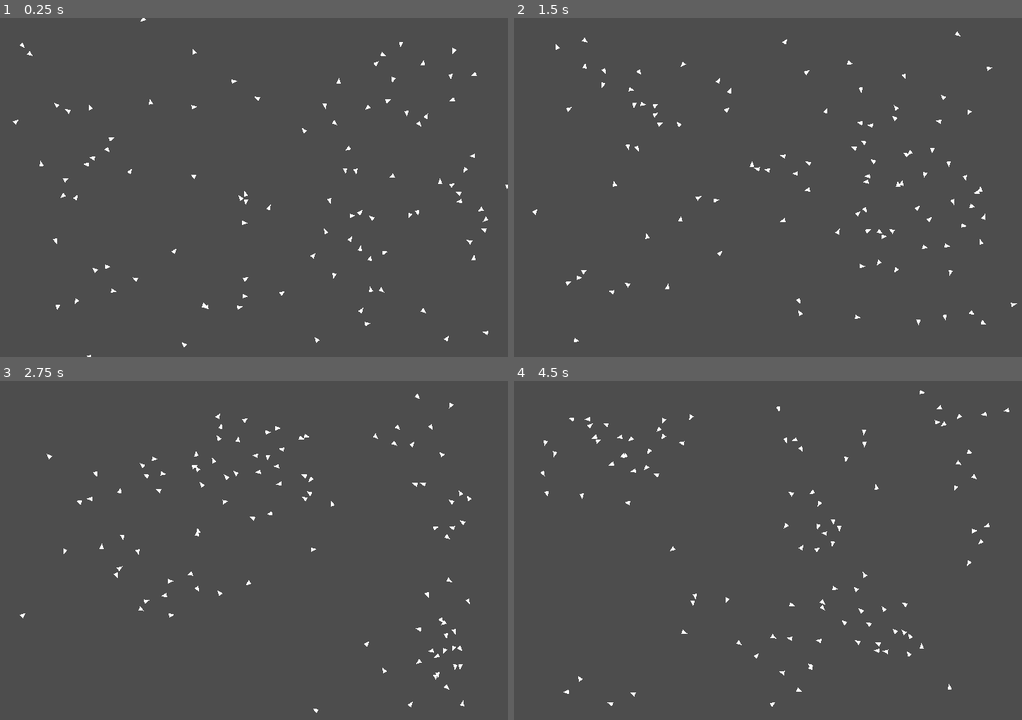
Above: before the commit, frames 1-4 (two rows, left to right).
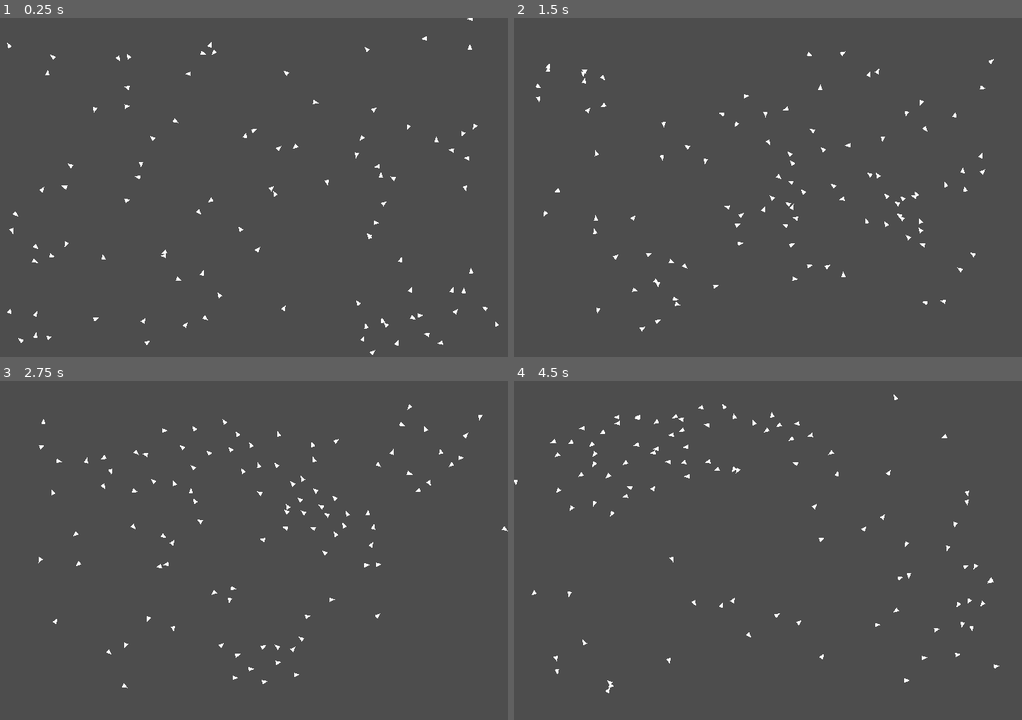
Above: after the commit, the same moments.

Repository: VeilLight/Boids
Game: Godot game, scene res://2d/flock_2d.tscn
The game is run twice, just before and just after one commit, with the same random seed, the same clock (stepped at 60 frames per second) and the same inputs. Before the commit the project starts from res://boids2d/boids_2d.tscn.
Inputs:
- Up to frame 1 (0.25 s): no input
- Up to frame 2 (1.5 s): no input
- Up to frame 3 (2.75 s): no input
- Up to frame 4 (4.5 s): no input

The runs differ from the first frame. In frame 1, 1.4% of the frame differs, in the area x 1-100%, y 0-100%; in frame 2, 1.5%, in the area x 3-100%, y 3-96%; in frame 3, 1.5%; in frame 4, 1.5%.

Commit message:
Rename files

Diff:
--- a/boids2d/boid.tscn
+++ b/2d/boid_2d.tscn
@@ -1,6 +1,6 @@
-[gd_scene load_steps=2 format=3 uid="uid://dbp8eaauxnnv"]
+[gd_scene load_steps=2 format=3 uid="uid://c1pyuwujnw58k"]
 
-[ext_resource type="Script" path="res://boids2d/boid.gd" id="1_wo7nb"]
+[ext_resource type="Script" path="res://2d/boid_2d.gd" id="1_6563a"]
 
 [node name="Polygon2D" type="Polygon2D"]
 position = Vector2(260, 199)
@@ -8,7 +8,7 @@
 scale = Vector2(8, 8)
 polygon = PackedVector2Array(0.5, 0, 0.9, 1, 0.1, 1)
 vertex_colors = PackedColorArray(1, 1, 1, 1, 1, 1, 1, 1, 1, 1, 1, 1)
-script = ExtResource("1_wo7nb")
+script = ExtResource("1_6563a")
 metadata/max_speed = 3
 metadata/min_speed = 2
 metadata/turn_factor = 0.2
--- a/boids2d/boids_2d.gd
+++ b/2d/flock_2d.gd
@@ -15,7 +15,7 @@
 # The lower the number, the higher the approximation gets.
 const COHESION_FACTOR = 500
 
-var boid_scene = preload("res://boids2d/boid.tscn")
+var boid_scene = preload("res://2d/boid_2d.tscn")
 var flock = []
 
 # Called when the node enters the scene tree for the first time.
--- /dev/null
+++ b/2d/flock_2d.tscn
@@ -0,0 +1,6 @@
+[gd_scene load_steps=2 format=3 uid="uid://b1vuusl2plpan"]
+
+[ext_resource type="Script" path="res://2d/flock_2d.gd" id="1_q38td"]
+
+[node name="Boids2D" type="Node2D"]
+script = ExtResource("1_q38td")
--- a/boids2d/boids_2d.tscn
+++ /dev/null
@@ -1,6 +0,0 @@
-[gd_scene load_steps=2 format=3 uid="uid://cvqrbi3qhp5t5"]
-
-[ext_resource type="Script" path="res://boids2d/boids_2d.gd" id="1_hddiv"]
-
-[node name="Boids2D" type="Node2D"]
-script = ExtResource("1_hddiv")
--- a/project.godot
+++ b/project.godot
@@ -11,7 +11,7 @@
 [application]
 
 config/name="Boids"
-run/main_scene="res://boids2d/boids_2d.tscn"
+run/main_scene="res://2d/flock_2d.tscn"
 config/features=PackedStringArray("4.0", "Forward Plus")
 config/icon="res://icon.svg"
 
Renamed: boids2d/boid.gd -> 2d/boid_2d.gd
